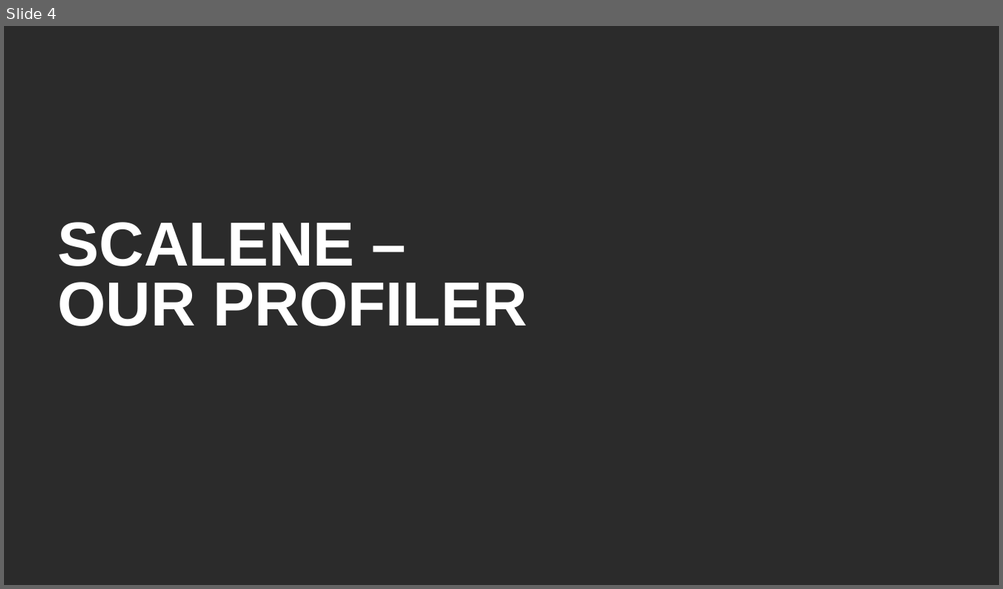
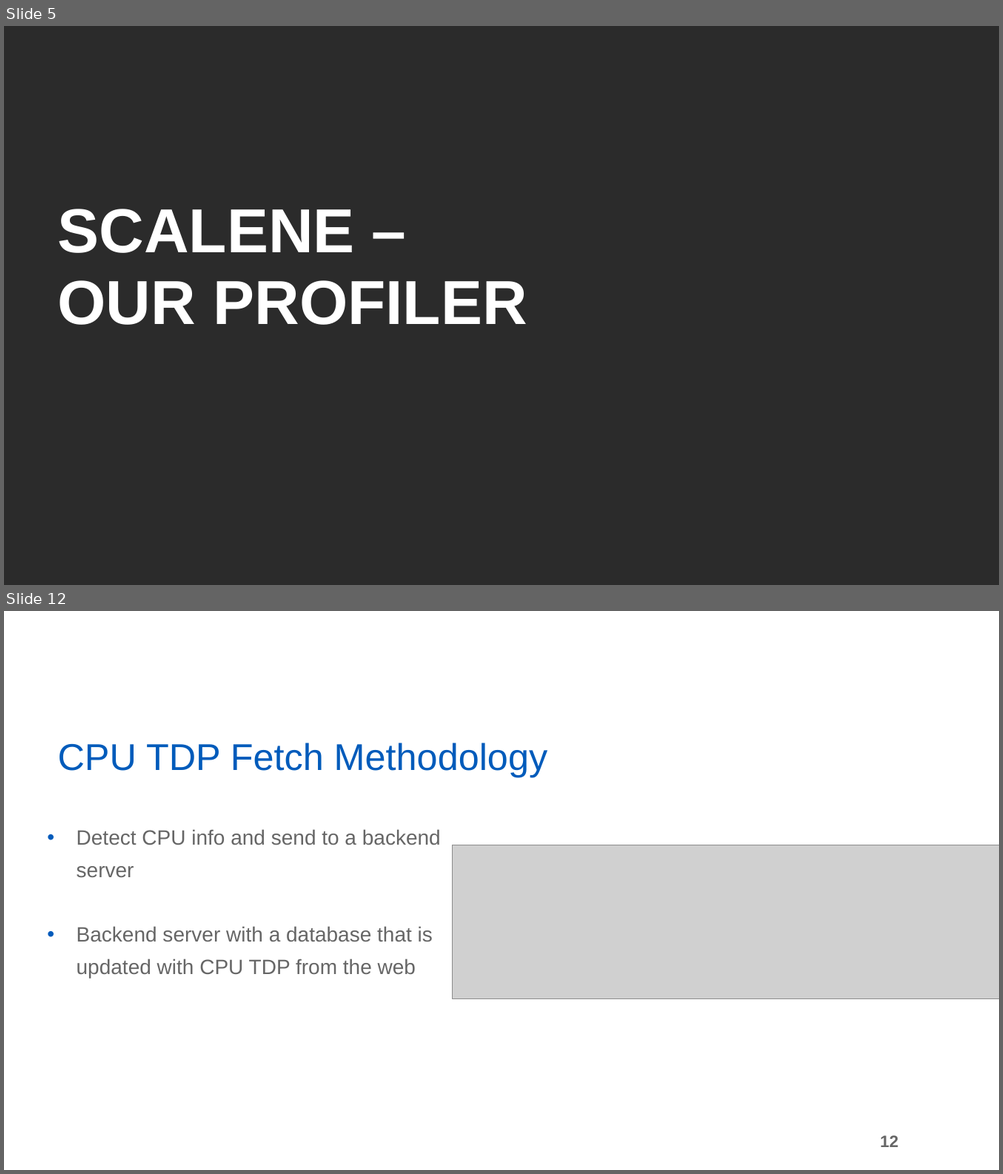
Before and after one commit to robmurr/AI-Energy-Optimization, a slide deck: Documentation/ELRAIENERGYOPTIMIZATIONPRESENTATION.pptx. Shown one above the other, each under a label of ours: slide 4 before the commit, slides 5 and 12 after it; the slides between them are not shown. The pictures are 1003x589 and 1003x1174 pixels, drawn with LibreOffice and Linux fonts; fonts in the diff are those of the drawing; grey boxes stand for pictures; background and template pictures are left out; a plain dark background stands for a picture behind light text. Boxes give left, top, right and bottom in pixels: in the first picture for what was removed or moved away, otherwise in the second. Text is boxed around its words. In the diff, an @@ line names an element or a change of style, - is before the commit and + after.

```diff
--- a/Documentation/ELRAIENERGYOPTIMIZATIONPRESENTATION.pptx
+++ b/Documentation/ELRAIENERGYOPTIMIZATIONPRESENTATION.pptx
@@ slide 12 added at (4, 611, 999, 1170), background picture (left out) @@
@@ title added at (58, 743, 547, 777), 36 pt, text #005BBB @@
+CPU TDP Fetch Methodology
@@ text added at (77, 829, 441, 978), 20 pt, text #666666 @@
+• Detect CPU info and send to a backend server
+• Backend server with a database that is updated with CPU TDP from the web
@@ picture added at (452, 846, 999, 999) @@
@@ page number added at (879, 1136, 898, 1147), 16 pt, text #666666, bold @@
+12
@@ what was slide 4 is now slide 5 @@
@@ slide 5 changed as well @@
@@ title "SCALENE – OUR PROFILER" at (58, 209, 526, 325): line spacing 58pt to 0.97 @@
```
Also in this commit, not shown: 2 other slides changed, 20 other slides added, 20 slides removed.
